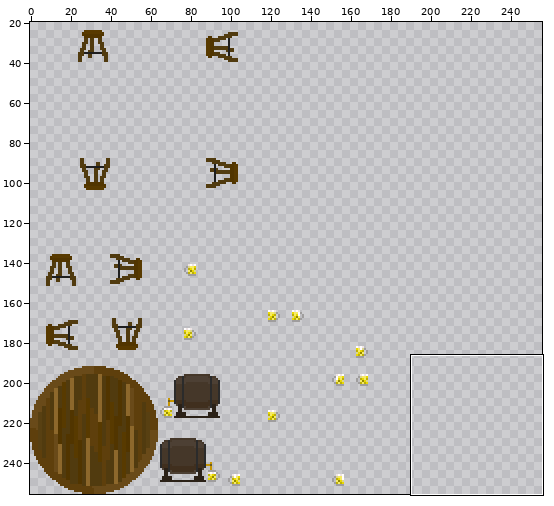
A sprite sheet gets an edit: Zapf_Uni_Greifswald/tilesets/Barausstattung.png. The first picture is a wide view before the edit; the outline marks the close-up.
Close-up. First the earlier version:
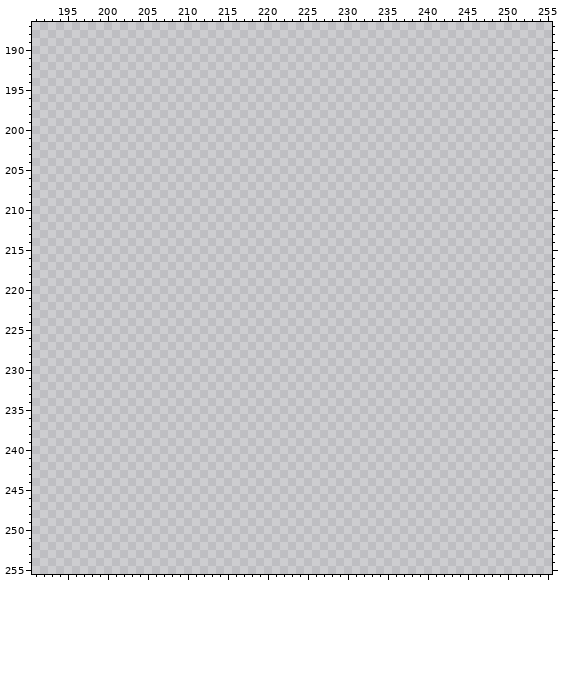
The file is 256x256 pixels. Colours within 5 levels of each other are drawn and written as one. Shown: x 191..255, y 187..255. The wide view leaves out empty margins.
After:
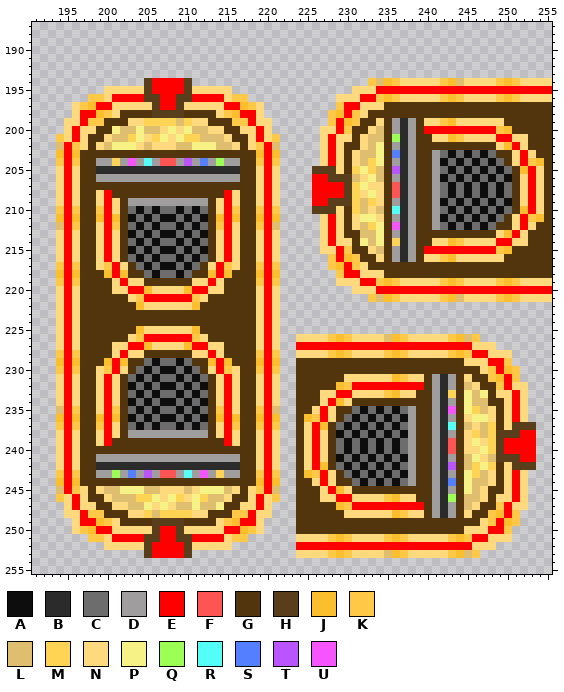
Palette (. is transparent): A #0d0d0d  B #2b2b2b  C #6d6d6d  D #9f9d9d  E #ff0000  F #ff5454  G #52350d  H #583e1b  J #fbbf2e  K #ffc947  L #dfbe70  M #ffd454  N #ffd97e  P #f6f286  Q #9bff54  R #54fff7  S #547fff  T #b954ff  U #f554ff
Diff:
Changed rows in their new state; - is an unchanged pixel.
first column x 194:
194 -----------HEEEEH----------------------KLJKNNNNNKJLNNNNKJKNNNN
195 ------NNNNNHEEEEHNNNNN---------------NNNEEEEEEEEEEEEEEEEEEEEEE
196 ----KKNEEEEHHEEHHEEEENKK-----------NNNEEKJKNNNNNKJKNNNNKJKNNNN
197 --NKJEENNNNNHEEHNNNNNEEJKN---------KEENNNGGGGGGGGGGGGGGGGGGGGG
198 --NEEJKNGGGGHHHHGGGGNKJEEN--------KJEKNGGGGGGGGGGGGGGGGGGGGGGG
199 -NNEKKGGGNNMMMMLMNNGGGKKENN-------KEJKGGNGDBDGNNKJNNNNNNGGGGGG
200 -NENNGGPLLPLLNPNPLLNNGGNNEN------NNEKGGNLGDBDGEEEEEEEEEKJGGGGG
201 KNENGGNLLMPNMPNPMMLLLNGGNENK-----NENNGNLLGQBDGGNNJKNNNNEENNGGG
202 LEKNGNLPPPNLNNNLLPPPLLNGNKEL-----NENGGNLPGDBDGGGGGGGGGGNJENGGG
203 JEJGGGGGGGGGGGGGGGGGGGGGGJEJ-----NENGNLLPGSBDGGDCACACACGGNENGG
204 KEKGGDDMDUDRDFFDTDSDQDDGGKEK-----NENGNLMPGDBDGGDACACACACGNEKJG
205 NENGGBBBBBBBBBBBBBBBBBBGGNEN----HHHNGMPMLGTBDGGDCACACACACGJENG
206 NENGGDDDDDDDDDDDDDDDDDDGGNEN----EEHHHLNPLGDBDGGDACACACACAGNENG
207 NENGGGGGGGGGGGGGGGGGGGGGGNEN----EEEEHMPNNGFBDGGDCACACACACGNENG
208 NENGGNEGGGGGGGGGGGGGGENGGNEN----EEEEHMNPNGFBDGGDCACACACACGNENG
209 NENGGNENGDDDDDDDDDDGNENGGNEN----EEHHHMLMNGDBDGGDACACACACAGNENG
210 KEKGGKENGCACACCACACGNEKGGKEK----HHHNGMLNLGRBDGGDCACACACACGJENG
211 JEJGGJEJGACACAACACAGJEJGGJEJ-----NENGNPPNGDBDGGDACACACACGNEKJG
212 LEKGGNEKGCACACCACACGKENGGKEL-----NENGNLMPGUBDGGDCACACACGGNENGG
213 NENGGNENGACACAACACAGNENGGNEN-----NENGGLLPGDBDGGGGGGGGGGNJENGGG
214 NENGGNENGCACACCACACGNENGGNEN-----NENNGPLPGMBDGGNNJKNNNNEENNGGG
215 NENGGNENGACACAACACAGNENGGNEN-----NNEKGGNLGDBDGEEEEEEEEEKJGGGGG
216 NENGGNENGCACACCACACGNENGGNEN------KEJKGGNGDBDGNNKJNNNNNNGGGGGG
217 KEKGGNKENGCACAACACGNEKNGGKEK------KJEKNGGGGGGGGGGGGGGGGGGGGGGG
218 JEJGGGJEJGGCACCACGGJEJGGGJEJ-------KEENNNGGGGGGGGGGGGGGGGGGGGG
219 KEKGGGGNENNGGGGGGNNENGGGGKEK-------NNNEEKJKNNNNNKJKNNNNKJKNNNN
220 NENGGGGNNEEJNNNNJEENNGGGGNEN---------NNNEEEEEEEEEEEEEEEEEEEEEE
221 NENGGGGGGNKEEEEEEKNGGGGGGNEN-----------KLJKNNNNNKJLNNNNKJKNNNN
222 NENGGGGGGGJNNNNNNJGGGGGGGNEN----------------------------------
223 NENGGGGGGGGGGGGGGGGGGGGGGNEN----------------------------------
224 NENGGGGGGGGGGGGGGGGGGGGGGNEN----------------------------------
225 NENGGGGGGGJNNNNNNJGGGGGGGNEN----------------------------------
226 NENGGGGGGNKEEEEEEKNGGGGGGNEN--NNNNKJKNNNNLJKNNNNNKJLK---------
227 NENGGGGNNEEJNNNNJEENNGGGGNEN--EEEEEEEEEEEEEEEEEEEEEENNN-------
228 KEKGGGGNENNGGGGGGNNENGGGGKEK--NNNNKJKNNNNKJKNNNNNKJKEENNN-----
229 JEJGGGJEJGGCACCACGGJEJGGGJEJ--GGGGGGGGGGGGGGGGGGGGGNNNEEK-----
230 KEKGGNKENGCACAACACGNEKNGGKEK--GGGGGGGGGGGGGGGGGGGGGGGNKEJK----
231 NENGGNENGCACACCACACGNENGGNEN--GGGGGGNNNNNNJKNNGDBDGNGGKJEK----
232 NENGGNENGACACAACACAGNENGGNEN--GGGGGJKEEEEEEEEEGDBDGLNGGKENN---
233 NENGGNENGCACACCACACGNENGGNEN--GGGNNEENNNNKJNNGGDBMGPLPGNNEN---
234 NENGGNENGACACAACACAGNENGGNEN--GGGNEJNGGGGGGGGGGDBDGPLLGGNEN---
235 LEKGGNEKGCACACCACACGKENGGKEL--GGNENGGCACACACDGGDBUGPMLNGNEN---
236 JEJGGJEJGACACAACACAGJEJGGJEJ--GJKENGCACACACADGGDBDGNPPNGNEN---
237 KEKGGKENGCACACCACACGNEKGGKEK--GNEJGCACACACACDGGDBRGLNLMGNHHH--
238 NENGGNENGDDDDDDDDDDGNENGGNEN--GNENGACACACACADGGDBDGNMLMHHHEE--
239 NENGGNEGGGGGGGGGGGGGGENGGNEN--GNENGCACACACACDGGDBFGNPNMHEEEE--
240 NENGGGGGGGGGGGGGGGGGGGGGGNEN--GNENGCACACACACDGGDBFGNNPMHEEEE--
241 NENGGDDDDDDDDDDDDDDDDDDGGNEN--GNENGACACACACADGGDBDGLPNLHHHEE--
242 NENGGBBBBBBBBBBBBBBBBBBGGNEN--GNEJGCACACACACDGGDBTGLMPMGNHHH--
243 KEKGGDDQDSDTDFFDRDUDMDDGGKEK--GJKENGCACACACADGGDBDGPMLNGNEN---
244 JEJGGGGGGGGGGGGGGGGGGGGGGJEJ--GGNENGGCACACACDGGDBSGPLLNGNEN---
245 LEKNGNLLPPPLLNNNLNPPPLNGNKEL--GGGNEJNGGGGGGGGGGDBDGPLNGGNEN---
246 KNENGGNLLLMMPNPMNPMLLNGGNENK--GGGNNEENNNNKJNNGGDBQGLLNGNNEN---
247 -NENNGGNNLLPNPNLLPLLPGGNNEN---GGGGGJKEEEEEEEEEGDBDGLNGGKENN---
248 -NNEKKGGGNNMLMMMMNNGGGKKENN---GGGGGGNNNNNNJKNNGDBDGNGGKJEK----
249 --NEEJKNGGGGHHHHGGGGNKJEEN----GGGGGGGGGGGGGGGGGGGGGGGNKEJK----
250 --NKJEENNNNNHEEHNNNNNEEJKN----GGGGGGGGGGGGGGGGGGGGGNNNEEK-----
251 ----KKNEEEEHHEEHHEEEENKK------NNNNKJKNNNNKJKNNNNNKJKEENNN-----
252 ------NNNNNHEEEEHNNNNN--------EEEEEEEEEEEEEEEEEEEEEENNN-------
253 -----------HEEEEH-------------NNNNKJKNNNNLJKNNNNNKJLK---------
Pixel boxes of the changes (left, top, right, bottom) in both close-ups:
added: (56, 78, 552, 558)
